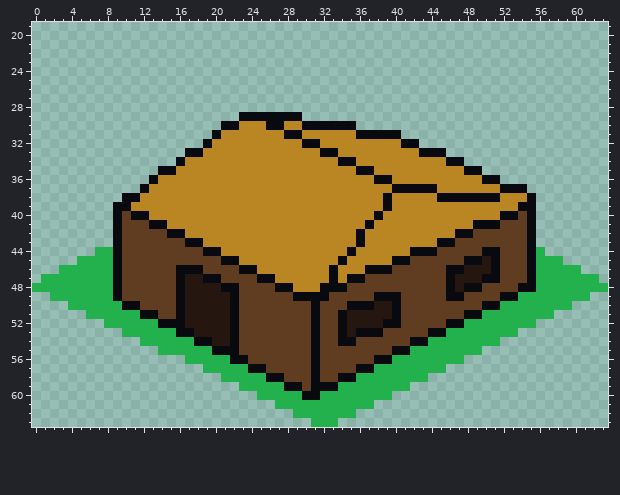
A pixel-art sprite gets an edit: Assets/Resources/Sprites/Buildings/House/house3.png. The picture above is the old version.
The file is 64x64 pixels. Shown: x 0..63, y 19..63.
New version:
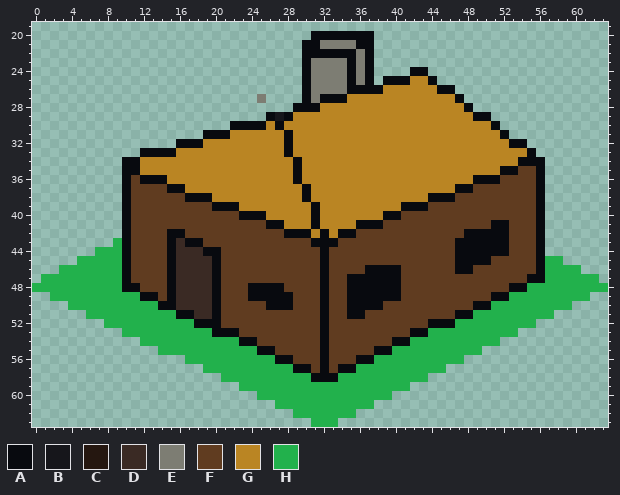
Palette (. is transparent): A #080a0f  B #16161b  C #251710  D #3a2a24  E #7d7d73  F #603c20  G #ba8523  H #22b14c
Changes in this commit:
Changed rows in their new state; - is an unchanged pixel.
first column x 9:
20 ----------------------AAAAAAA-------------------
21 ---------------------AAEEEEAA-------------------
22 ---------------------AAAAAAEA-------------------
23 ---------------------AEEEEAEA-------------------
24 ---------------------AEEEEAEA----AA-------------
25 ---------------------AEEEEAEA-AAAGGA------------
26 ---------------------AEEEEAAAAGGGGGGAA----------
27 ----------------E----AEAAAGGGGGGGGGGGGA---------
28 --------------------AAAGGGGGGGGGGGGGGGGA--------
29 --------------...-B-GGGGGGGGGGGGGGGGGGGGAA------
30 ------------.-AAAG---GGGGGGGGGGGGGGGGGGGGGA-----
31 ----------A-A-------G------GGGGGGGGGGGGGGGGA----
32 -------AAAG--------A-GG---------GGGGGGGGGGGGAA--
33 ---AAAAGGG---------A---GG---------GGGGGGGGGGGGA-
34 -AAGGGGG------------A----GG----------GGGGGGGGAAA
35 -AAGGGG-------------A------GG----------GGGGAAFFA
36 -AFA-A--------------A--------GG---------A--FFFFA
37 -AFFFFAA-------------A---------GGGGG--AAFFFFFFFA
38 --FFFFFFAAA----------A--------G----A--FFFFFFFFFA
39 .-FFFFFFFFFAAA--------A-------G-AAAFFFFFFFFFFFFA
40 .AFFFFFFFFFFFFAAA-----A------GAAFFFFFFFFFFFFF-FA
41 .A--FFFFFFFFFFFFFAA---A----A-AFFFFFFFFFFFF-A--FA
42 .A------FFFFFFFFFFFAAA-A-AAFFFFFFFFFFFF-AAAA--FA
43 HA----AD--FFFFFFFFFFFFAAAFFFFFFFFFFFFFAAAAAA--FA
44 HA----ADDD--FFFFFFFFFFFAFFFFFFFFFFFF--AAA--A--FA
45 HA----ADDDDAFFFFFFFFFFFAFFFFFFFFF-----A--AF---FA
46 HA----ADDDDA--FFFFFFFFFAFFFF---A-----F-AFFF---FA
47 HA----ADDDD-----FFFFFFFAFF--AAAA-----FFFFFF----A
48 HAA---ADDDDAFF-AAA-FFFF-FFAAAAAA-----FFFF---A-H-
49 HHHAA-ADDDDAFF-AAAAAFFF---AAA--------FF---A-H---
50 -HHHHAADDDDAFF---AAA--FA-----AFF--------A-H-----
51 ---HHHH-ADDAFF--------FA-FAAFFFF------A-H-------
52 -----HHHHAAAFF--------FA-FFFFFFF---AA-H---------
53 -------HHHHAA---------FA-FFFFF---AAHH-----------
54 ---------HHHHHAA------FA-FF----AAHH-------------
55 -----------HHHHHAA----FA-----AAHH---------------
56 -------------HHHHHAA--FA---AAHH-----------------
57 ---------------HHHHHAAFA-AAHH-------------------
58 -----------------HHHHH-AAHH---------------------
59 -------------------HHHHHH-----------------------
60 ---------------------HH-------------------------
Where, in picture pixels (left, top, right, bottom), the same in both pictures:
changed: (113, 31, 545, 400)
